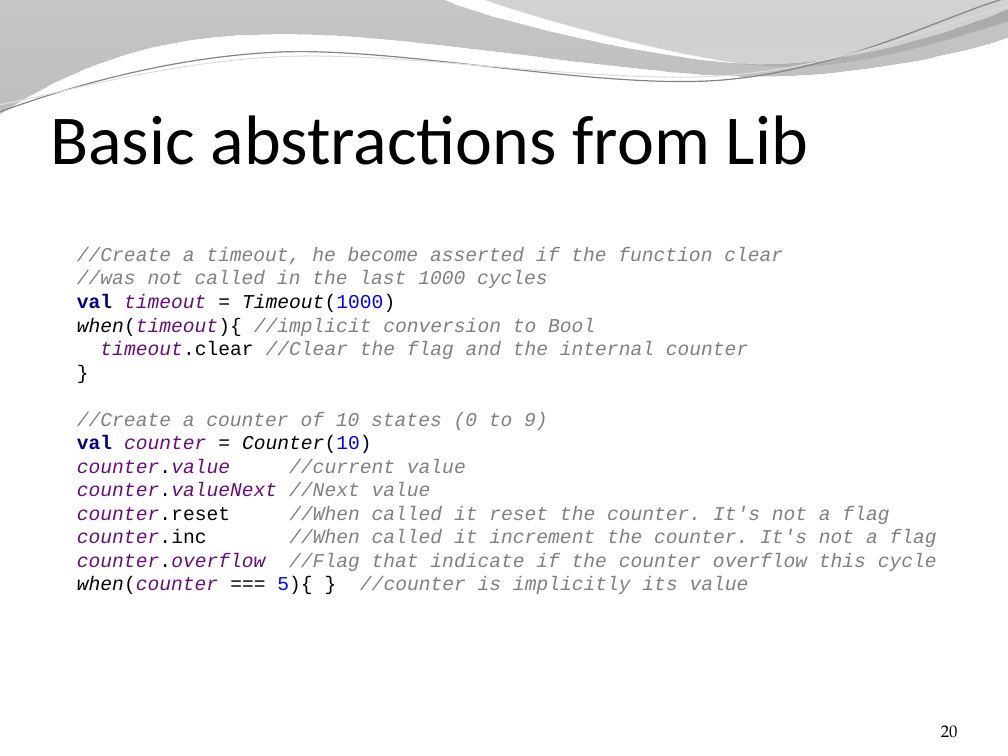
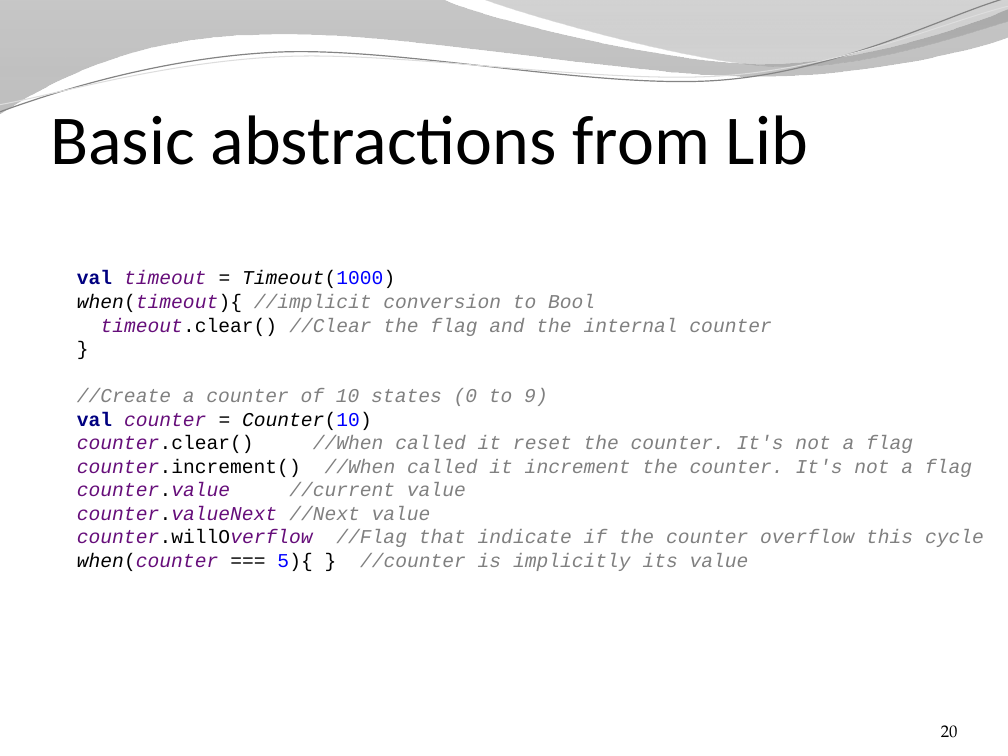
Before and after one commit to SpinalHDL/SpinalDoc, a slide deck: slide 20 of presentation/en/presentation.pptx. Drawn at 1008x756 pixels with LibreOffice and Linux fonts; fonts in the diff are those of the drawing; background and template pictures are left out. Boxes give left, top, right and bottom in pixels: in the first picture for what was removed or moved away, otherwise in the second. Text is boxed around its words. In the diff, an @@ line names an element or a change of style, - is before the commit and + after.

Commit message:
Add changes_arguments.pptx

```diff
--- a/presentation/en/presentation.pptx
+++ b/presentation/en/presentation.pptx
@@ text at <box>77,271,984,571</box>: text changed @@
-//Create a timeout, he become asserted if the function clear
-//was not called in the last 1000 cycles
-val timeout = Timeout(1000)
-when(timeout){ //implicit conversion to Bool
-timeout.clear //Clear the flag and the internal counter
-}
-//Create a counter of 10 states (0 to 9)
-val counter = Counter(10)
-counter.value //current value
-counter.valueNext //Next value
-counter.reset //When called it reset the counter. It's not a flag
-counter.inc //When called it increment the counter. It's not a flag
-counter.overflow //Flag that indicate if the counter overflow this cycle
-when(counter === 5){ } //counter is implicitly its value
+val timeout = Timeout(1000)
+when(timeout){ //implicit conversion to Bool
+timeout.clear() //Clear the flag and the internal counter
+}
+//Create a counter of 10 states (0 to 9)
+val counter = Counter(10)
+counter.clear() //When called it reset the counter. It's not a flag
+counter.increment() //When called it increment the counter. It's not a flag
+counter.value //current value
+counter.valueNext //Next value
+counter.willOverflow //Flag that indicate if the counter overflow this cycle
+when(counter === 5){ } //counter is implicitly its value
```
Also in this commit, not shown: 3 other files.
